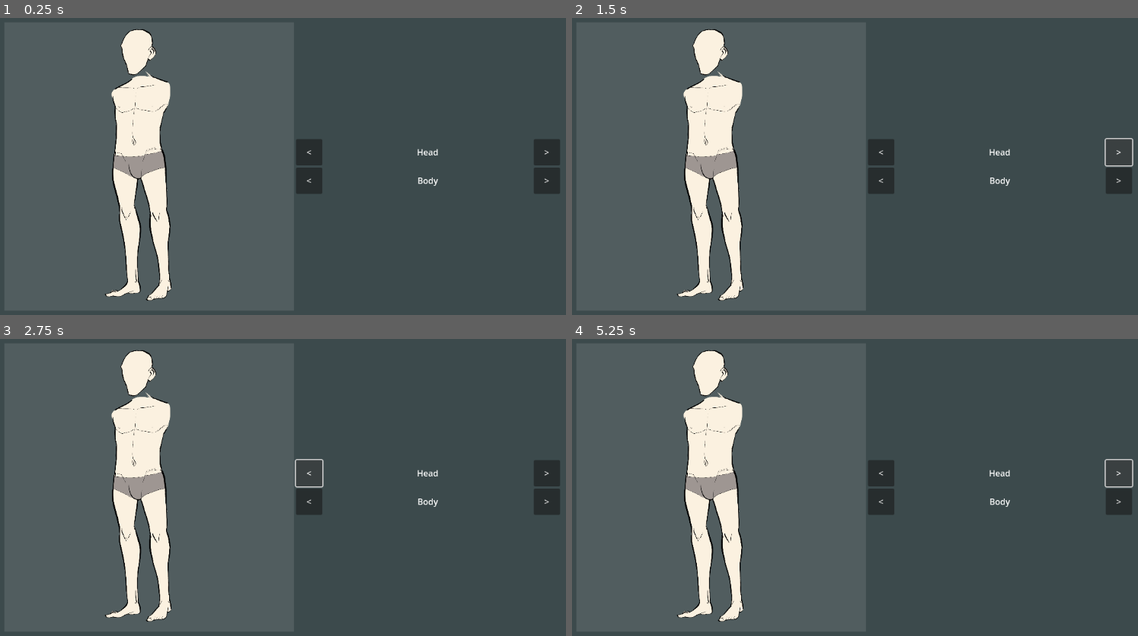
Above: before the commit, frames 1-4 (two rows, left to right).
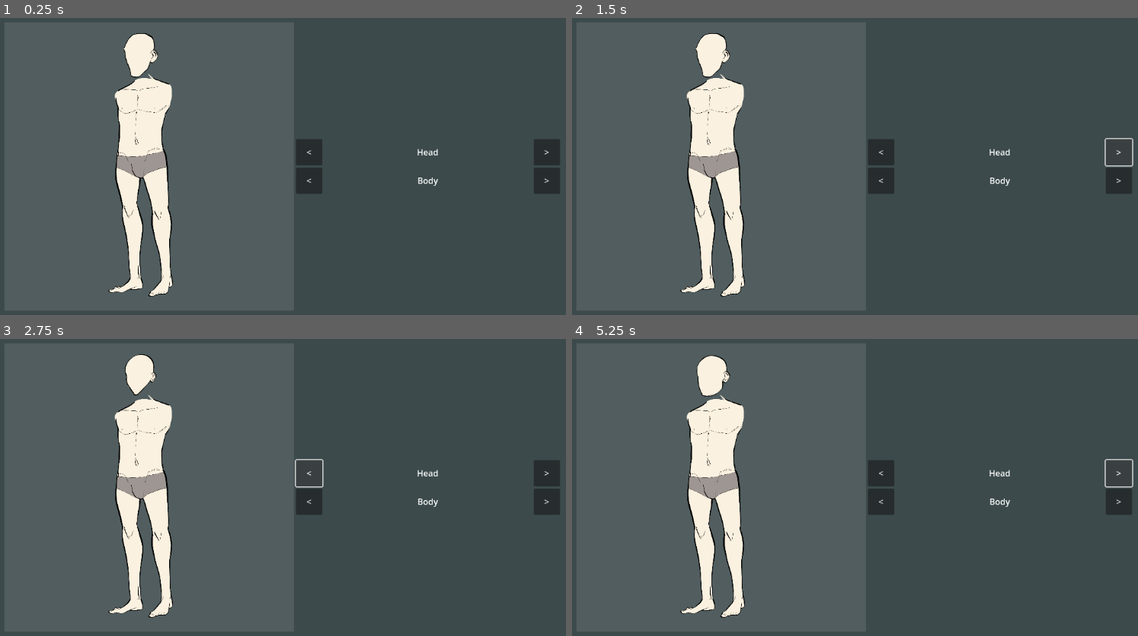
Above: after the commit, the same moments.

Repository: Wellizash/CharacterEditor
Game: Godot game, scene res://Editor.tscn
The game is run twice, just before and just after one commit, with the same random seed, the same clock (stepped at 60 frames per second) and the same inputs.
Inputs:
- Up to frame 1 (0.25 s): no input
- Up to frame 2 (1.5 s): click "<" at 0.5 s; click ">" at 1.25 s
- Up to frame 3 (2.75 s): click "<" at 2 s
- Up to frame 4 (5.25 s): click ">" at 2.75 s; click "<" at 3.5 s; click ">" at 4.25 s; tap Enter at 5 s

The runs differ from the first frame. In frame 1, 2.3% of the frame differs, in the area x 18-31%, y 3-96%; in frame 2, 2.3%; in frame 3, 2.2%; in frame 4, 2.3%.

Commit message:
Base Editor

Diff:
--- a/Character.tscn
+++ b/Character.tscn
@@ -1,14 +1,12 @@
-[gd_scene load_steps=3 format=3 uid="uid://d1psmtcks6grj"]
+[gd_scene load_steps=2 format=3 uid="uid://d1psmtcks6grj"]
 
-[ext_resource type="Texture2D" uid="uid://ecsksvb8lac5" path="res://Character/Body/1/1.png" id="1_fcc16"]
-[ext_resource type="Texture2D" uid="uid://b7omki54hq42g" path="res://Character/Head/1.png" id="2_shee7"]
+[ext_resource type="Texture2D" uid="uid://ecsksvb8lac5" path="res://Assets/Character/Body/1/1.png" id="1_w1nl4"]
 
 [node name="Character" type="Node2D"]
 
 [node name="Body" type="Sprite2D" parent="."]
 scale = Vector2(0.236837, 0.236837)
-texture = ExtResource("1_fcc16")
+texture = ExtResource("1_w1nl4")
 
 [node name="Head" type="Sprite2D" parent="."]
 scale = Vector2(0.237, 0.237)
-texture = ExtResource("2_shee7")
--- a/Editor.tscn
+++ b/Editor.tscn
@@ -1,8 +1,11 @@
-[gd_scene load_steps=2 format=3 uid="uid://xd18phyc65a4"]
+[gd_scene load_steps=4 format=3 uid="uid://xd18phyc65a4"]
 
-[ext_resource type="PackedScene" uid="uid://d1psmtcks6grj" path="res://Character.tscn" id="1_kv2bb"]
+[ext_resource type="Script" path="res://Main.gd" id="1_dp0bb"]
+[ext_resource type="Texture2D" uid="uid://b7omki54hq42g" path="res://Assets/Character/Head/1.png" id="2_qj0ue"]
+[ext_resource type="Texture2D" uid="uid://ecsksvb8lac5" path="res://Assets/Character/Body/1/1.png" id="3_70h1k"]
 
 [node name="Main" type="Node"]
+script = ExtResource("1_dp0bb")
 
 [node name="ColorRect" type="ColorRect" parent="."]
 anchors_preset = 15
@@ -15,6 +18,7 @@
 
 [node name="Control" type="Control" parent="."]
 layout_mode = 3
+anchors_preset = 15
 anchor_right = 1.0
 anchor_bottom = 1.0
 grow_horizontal = 2
@@ -49,9 +53,15 @@
 layout_mode = 2
 color = Color(1, 1, 1, 0.105882)
 
-[node name="Character" parent="Control/MarginContainer/Control/CharacterPreview" instance=ExtResource("1_kv2bb")]
-position = Vector2(273, 281)
-scale = Vector2(1.28, 1.28)
+[node name="HeadSprite" type="Sprite2D" parent="Control/MarginContainer/Control/CharacterPreview"]
+position = Vector2(277, 280)
+scale = Vector2(0.294, 0.294)
+texture = ExtResource("2_qj0ue")
+
+[node name="BodySprite" type="Sprite2D" parent="Control/MarginContainer/Control/CharacterPreview"]
+position = Vector2(277, 280)
+scale = Vector2(0.294485, 0.294485)
+texture = ExtResource("3_70h1k")
 
 [node name="CenterContainer2" type="CenterContainer" parent="Control/MarginContainer/Control"]
 layout_mode = 2
@@ -124,3 +134,8 @@
 custom_minimum_size = Vector2(50, 50)
 layout_mode = 2
 text = ">"
+
+[connection signal="button_up" from="Control/MarginContainer/Control/CenterContainer2/VBoxContainer/Menu/Head/HBoxContainer/Pre" to="." method="_on_head_prew_pressed"]
+[connection signal="button_up" from="Control/MarginContainer/Control/CenterContainer2/VBoxContainer/Menu/Head/HBoxContainer/Next" to="." method="_on_head_next_pressed"]
+[connection signal="button_up" from="Control/MarginContainer/Control/CenterContainer2/VBoxContainer/Menu/Body/HBoxContainer/Pre" to="." method="_on_body_prew_pressed"]
+[connection signal="button_up" from="Control/MarginContainer/Control/CenterContainer2/VBoxContainer/Menu/Body/HBoxContainer/Next" to="." method="_on_body_next_pressed"]
--- /dev/null
+++ b/Main.gd
@@ -0,0 +1,88 @@
+extends Node
+
+const HEAD_ROOT = "res://Assets/Character/Head/"
+const BODY_ROOT = "res://Assets/Character/Body/"
+
+var head_array = []
+var body_array = []
+
+var head_number = 1
+var body_number = 1
+
+@onready var _head = $Control/MarginContainer/Control/CharacterPreview/HeadSprite
+@onready var _body = $Control/MarginContainer/Control/CharacterPreview/BodySprite
+
+
+func get_head_path(index):
+	return HEAD_ROOT + str(index) + ".png"
+
+func get_body_path(index):
+	return BODY_ROOT + str(index) + "/" + str(index) + ".png"
+
+
+func get_head_array():
+	var i = 1;
+
+	while true:
+		if load(get_head_path(i)) != null:
+			head_array.append(load(get_head_path(i)))
+		else:
+			break
+
+		i += 1
+
+
+func get_body_array():
+	var i = 1;
+
+	while true:
+		if load(get_body_path(i)) != null:
+			body_array.append(load(get_body_path(i)))
+		else:
+			break
+
+		i += 1
+
+
+func  get_new_head():
+	if head_number == head_array.size() + 1:
+		head_number = 1
+	if head_number == 0:
+		head_number = head_array.size();
+
+	_head.texture = head_array[head_number - 1]
+
+
+func  get_new_body():
+	if body_number == body_array.size() + 1:
+		body_number = 1
+	if body_number == 0:
+		body_number = body_array.size();
+
+	_body.texture = body_array[body_number - 1]
+
+func _on_head_next_pressed():
+	head_number+=1
+	get_new_head()
+
+func _on_head_prew_pressed():
+	head_number-=1
+	get_new_head()
+
+func _on_body_next_pressed():
+	body_number+=1
+	get_new_body()
+
+func _on_body_prew_pressed():
+	body_number-=1
+	get_new_body()
+
+
+
+func _ready():
+	get_body_array();
+	get_head_array();
+
+
+func _process(delta):
+	pass
--- a/project.godot
+++ b/project.godot
@@ -18,3 +18,7 @@
 [dotnet]
 
 project/assembly_name="CharacterEditor"
+
+[filesystem]
+
+import/blender/enabled=false
Renamed: Character/Body/1/1.png -> Assets/Character/Body/1/1.png
Not shown, added: Assets/Character/Body/1/1.png.import
Renamed: Character/Body/1/t-shirts/1.png -> Assets/Character/Body/1/t-shirts/1.png
Not shown, added: Assets/Character/Body/1/t-shirts/1.png.import
Renamed: Character/Body/1/t-shirts/2.png -> Assets/Character/Body/1/t-shirts/2.png
Not shown, added: Assets/Character/Body/1/t-shirts/2.png.import
Renamed: Character/Body/10/10.png -> Assets/Character/Body/10/10.png
Not shown, added: Assets/Character/Body/10/10.png.import
Renamed: Character/Body/10/t-shirts/1.png -> Assets/Character/Body/10/t-shirts/1.png
Not shown, added: Assets/Character/Body/10/t-shirts/1.png.import
Renamed: Character/Body/10/t-shirts/2.png -> Assets/Character/Body/10/t-shirts/2.png
Not shown, added: Assets/Character/Body/10/t-shirts/2.png.import
(and 318 more such lines)
